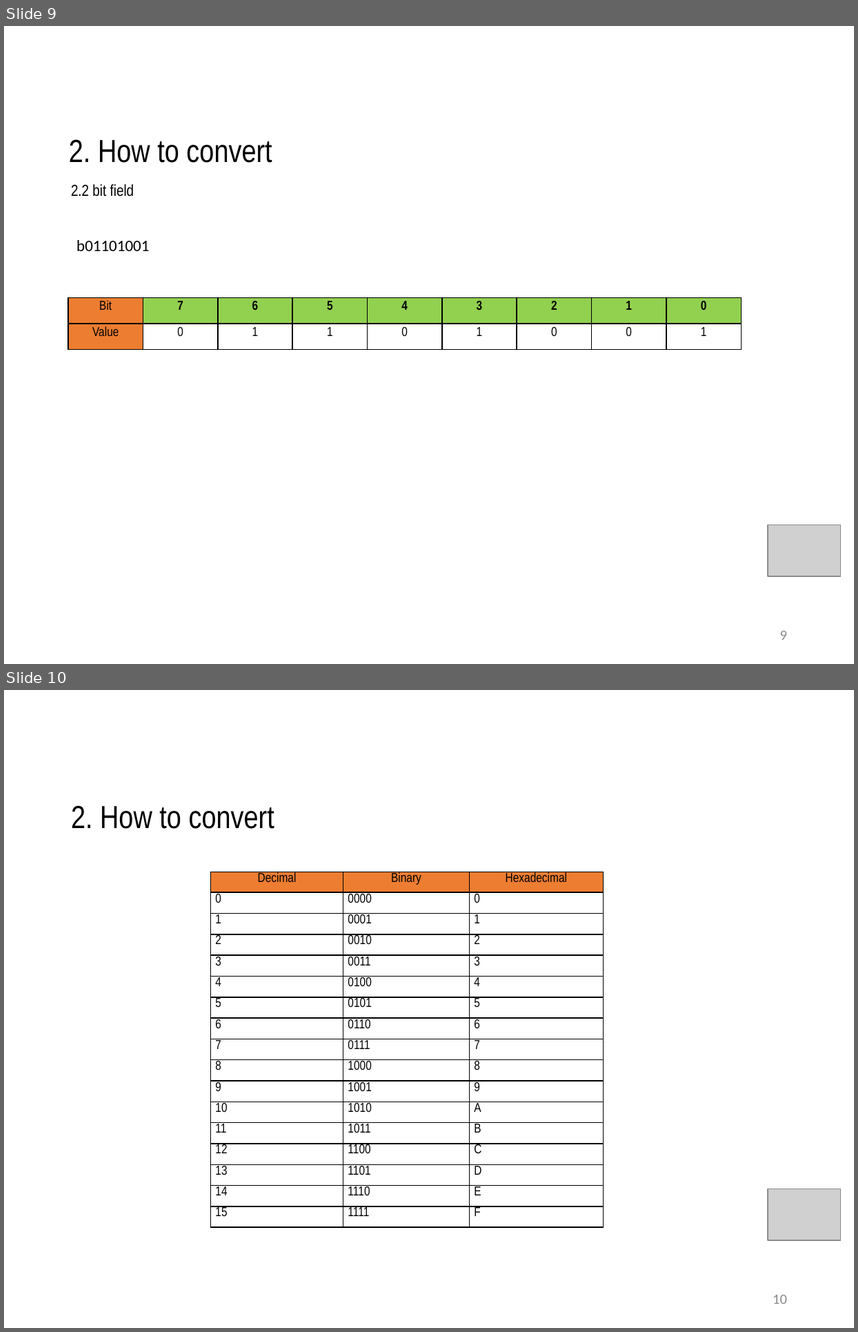
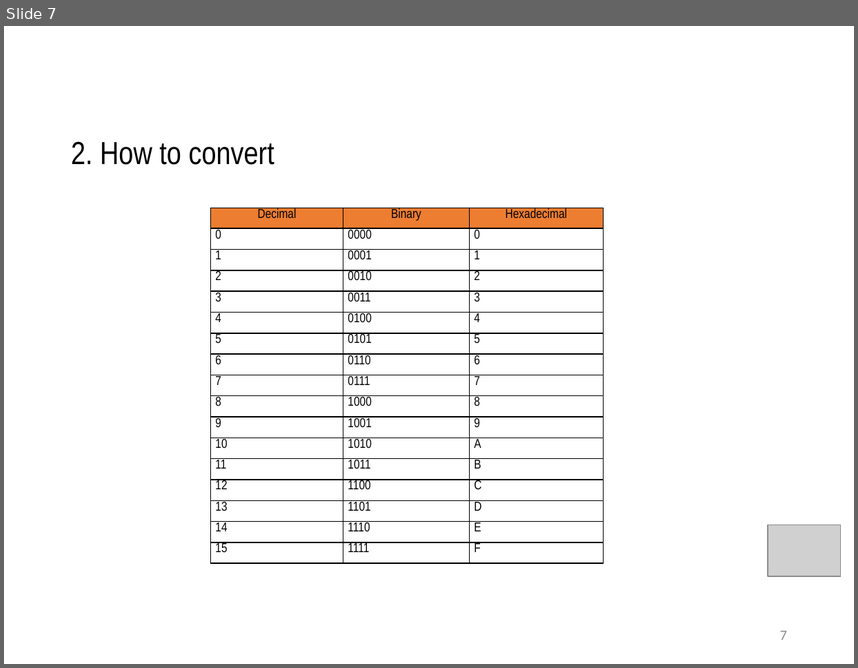
Before and after one commit to daoxuantruong/Demo, a slide deck: Numberic.pptx. Shown one above the other, each under a label of ours: slides 9 and 10 before the commit, slide 7 after it. The pictures are 858x1332 and 858x668 pixels, drawn with LibreOffice and Linux fonts; fonts in the diff are those of the drawing; grey boxes stand for pictures. Boxes give left, top, right and bottom in pixels: in the first picture for what was removed or moved away, otherwise in the second. Text is boxed around its words. In the diff, an @@ line names an element or a change of style, - is before the commit and + after.

```diff
--- a/Numberic.pptx
+++ b/Numberic.pptx
@@ slide 9 removed at bbox=[4, 26, 854, 664], background #FFFFFF @@
@@ text removed at bbox=[69, 139, 272, 163] @@
-2. How to convert
@@ title removed at bbox=[71, 184, 134, 196] @@
-2.2 bit field
@@ text removed at bbox=[76, 240, 149, 251] @@
-b01101001
@@ table removed at bbox=[69, 297, 742, 349], 2 rows, 9 columns @@
-Bit | 7 | 6 | 5 | 4 | 3 | 2 | 1 | 0
-Value | 0 | 1 | 1 | 0 | 1 | 0 | 0 | 1
@@ picture removed at bbox=[769, 525, 840, 576] @@
@@ page number removed at bbox=[780, 630, 787, 639] @@
-9
@@ what was slide 10 is now slide 7 @@
@@ page number at bbox=[780, 630, 787, 639]: text changed @@
-10
+7
```
Also in this commit, not shown: 9 slides changed, 1 other slide removed, 4 other files.
